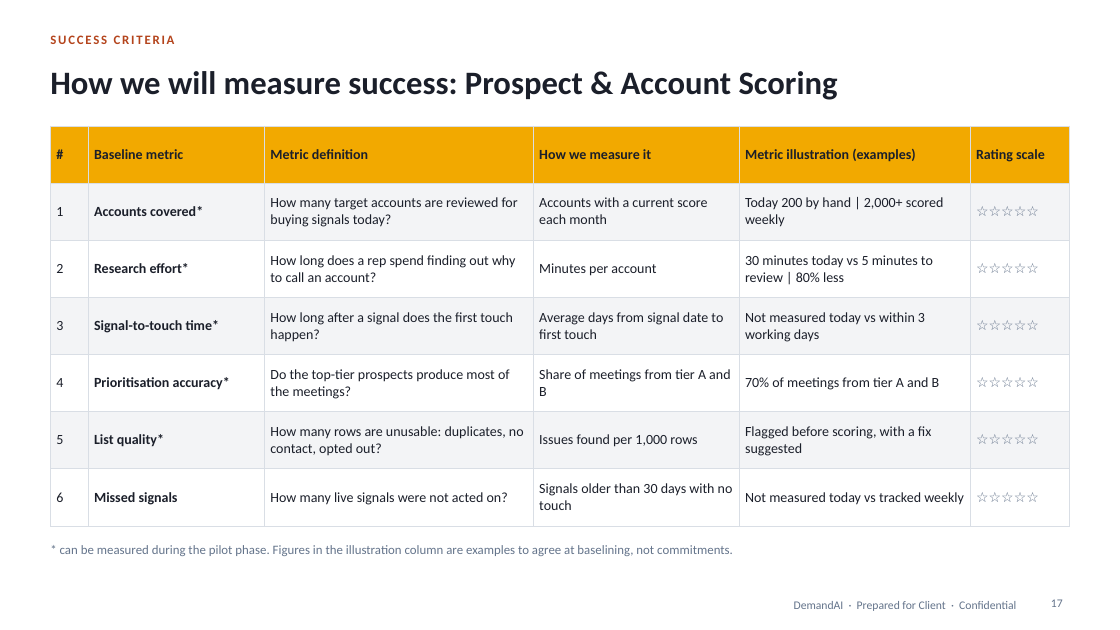
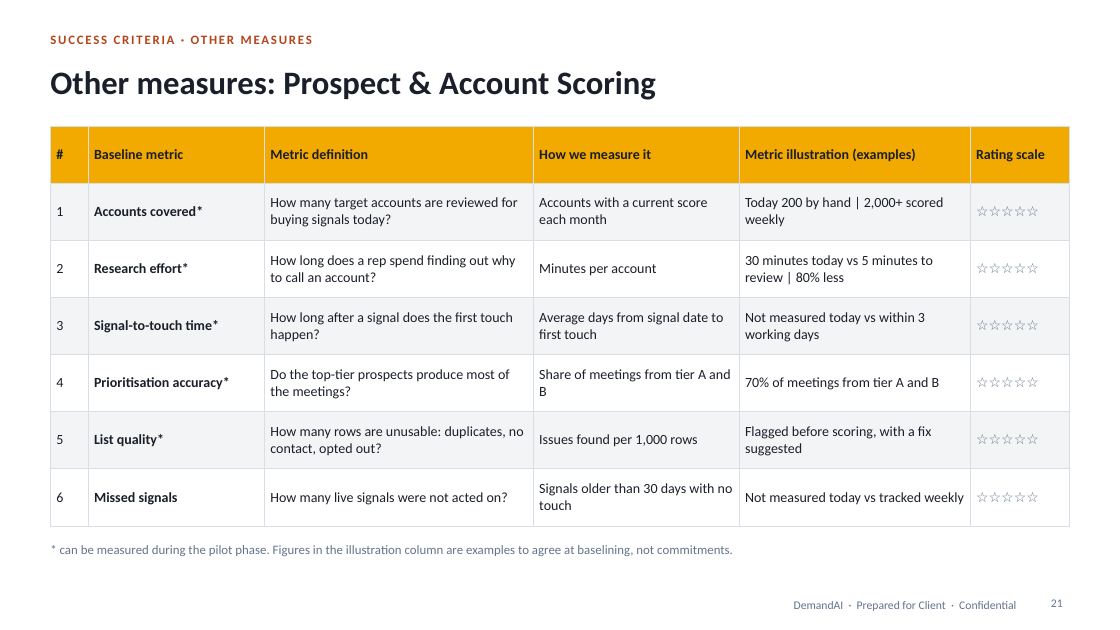
Before and after one commit to shantanusharma-commits/Demand-AI---POC, a slide deck: slide 21 of proposal/DemandAI_Pilot_Proposal.pptx (slide 17 before the commit). Drawn at 1120x630 pixels with LibreOffice and Linux fonts; fonts in the diff are those of the drawing. Boxes give left, top, right and bottom in pixels: in the first picture for what was removed or moved away, otherwise in the second. Text is boxed around its words. In the diff, an @@ line names an element or a change of style, - is before the commit and + after.

```diff
--- a/proposal/DemandAI_Pilot_Proposal.pptx
+++ b/proposal/DemandAI_Pilot_Proposal.pptx
@@ text at <box>50,35,312,44</box>: text changed @@
-SUCCESS CRITERIA
+SUCCESS CRITERIA · OTHER MEASURES
@@ title at <box>50,71,656,100</box>: text changed @@
-How we will measure success: Prospect & Account Scoring
+Other measures: Prospect & Account Scoring
@@ page number at <box>1051,599,1063,607</box>: text changed @@
-17
+21
```
Also in this commit, not shown: 11 other slides changed, 5 slides added, 2 slides removed, 1 other file.
